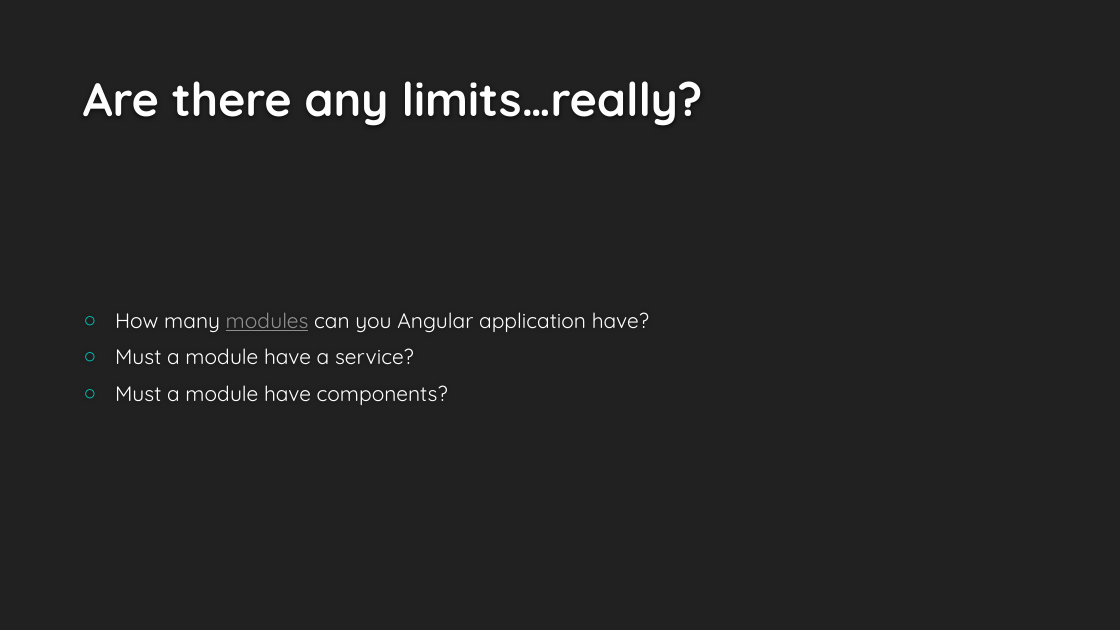
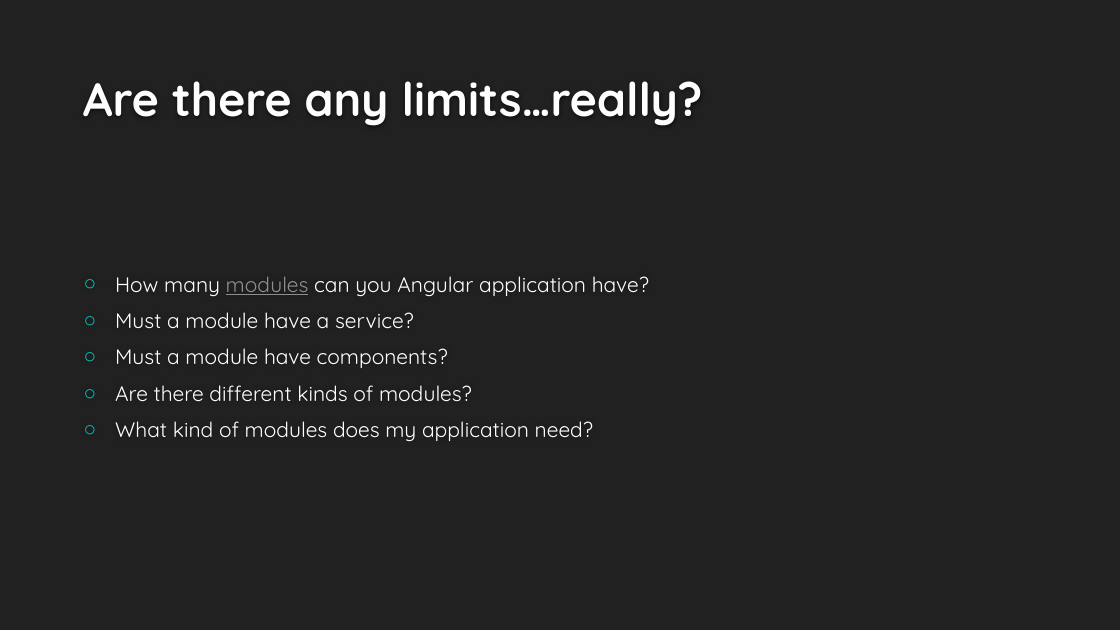
Before and after one commit to buildmotion/better-business-logic-with-typescript, a slide deck: slide 11 of Presentation/Better Business Logic with Typescript.pptx. Drawn at 1120x630 pixels with LibreOffice and Linux fonts; fonts in the diff are those of the drawing; background and template pictures are left out. Boxes give left, top, right and bottom in pixels: in the first picture for what was removed or moved away, otherwise in the second. Text is boxed around its words. In the diff, an @@ line names an element or a change of style, - is before the commit and + after.

```diff
--- a/Presentation/Better Business Logic with Typescript.pptx
+++ b/Presentation/Better Business Logic with Typescript.pptx
@@ text at box(115, 385, 593, 441): paragraphs added @@
+○ Are there different kinds of modules?
+○ What kind of modules does my application need?
```
Also in this commit, not shown: 3 other slides changed.
